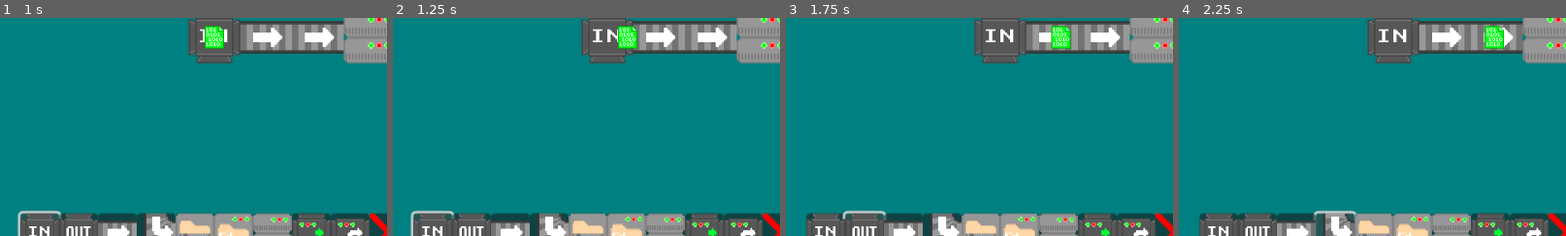
Above: before the commit, frames 1-4 (left to right).
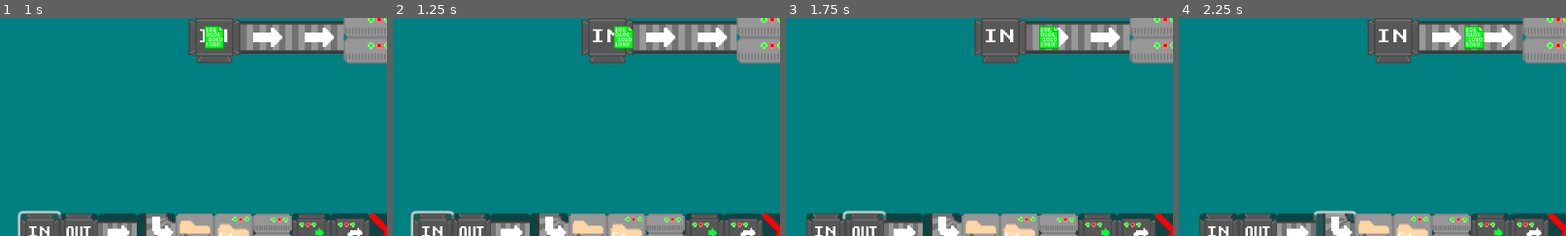
Above: after the commit, the same moments.

Repository: Birb-Games/gmtk-game-jam-2024
Game: Godot game, scene res://scenes/Root.tscn
The game is run twice, just before and just after one commit, with the same random seed, the same clock (stepped at 60 frames per second) and the same inputs.
Inputs (mouse positions are % of the whole screen's width and height, from its top left):
- Up to frame 1 (1 s): click (28, 95) at 0.5 s
- Up to frame 2 (1.25 s): no input
- Up to frame 3 (1.75 s): click (33, 95) at 1.25 s
- Up to frame 4 (2.25 s): click (43, 95) at 2 s
The pictures show only the part of the screen within x 22-72%, y 46-96%; the shares and areas given below are measured in that part.

Frame 1 is identical in both runs. In frame 2, 0.5% of the frame differs, in the area x 56-64%, y 3-15%; in frame 3, 0.8%; in frame 4, 1.1%, in the area x 73-85%, y 3-15%.

Commit message:
added delay to servers and also updated movement code

Diff:
--- a/scenes/Get.tscn
+++ b/scenes/Get.tscn
@@ -22,5 +22,7 @@
 [node name="MoveableItem" parent="." instance=ExtResource("3_vb1lm")]
 
 [connection signal="area_entered" from="." to="." method="_on_area_entered"]
+[connection signal="area_exited" from="." to="." method="_on_area_exited"]
+[connection signal="empty" from="MoveableItem" to="." method="_on_moveable_item_empty"]
 [connection signal="output" from="MoveableItem" to="." method="_on_moveable_item_output"]
 [connection signal="server" from="MoveableItem" to="." method="_on_moveable_item_server"]
--- a/scenes/Return.tscn
+++ b/scenes/Return.tscn
@@ -7,7 +7,7 @@
 [sub_resource type="CircleShape2D" id="CircleShape2D_esm04"]
 radius = 18.0
 
-[node name="Return" type="Area2D"]
+[node name="Return" type="Area2D" groups=["return"]]
 scale = Vector2(0.5, 0.5)
 script = ExtResource("1_yw1gl")
 
--- a/scenes/Root.tscn
+++ b/scenes/Root.tscn
@@ -11,7 +11,7 @@
 get_request = ExtResource("2_gmtlf")
 
 [node name="TileMapLayer" type="TileMapLayer" parent="."]
-tile_map_data = PackedByteArray(0, 0, 7, 0, 1, 0, 0, 0, 1, 0, 0, 0, 0, 0, 1, 0, 1, 0, 0, 0, 0, 0, 0, 0, 0, 0, 4, 0, 1, 0, 0, 0, 2, 0, 1, 0, 0, 0, 2, 0, 1, 0, 0, 0, 0, 0, 3, 0, 0, 0, 3, 0, 1, 0, 0, 0, 0, 0, 3, 0, 0, 0)
+tile_map_data = PackedByteArray(0, 0, 7, 0, 1, 0, 0, 0, 1, 0, 0, 0, 0, 0, 1, 0, 1, 0, 0, 0, 0, 0, 0, 0, 0, 0, 4, 0, 1, 0, 0, 0, 2, 0, 1, 0, 0, 0, 3, 0, 1, 0, 0, 0, 0, 0, 3, 0, 0, 0, 2, 0, 1, 0, 0, 0, 0, 0, 3, 0, 0, 0)
 tile_set = ExtResource("1_nki4d")
 
 [node name="Camera2D" type="Camera2D" parent="."]
--- a/scripts/get.gd
+++ b/scripts/get.gd
@@ -1,16 +1,42 @@
 extends Area2D
 
 @export var ret: PackedScene
+
+var collision_counts: int = 0
+
+var timer = 1.0
+var timer_enabled = 0.0
+
+func _process(delta: float):
+	timer -= delta * timer_enabled
 
 func _on_moveable_item_output() -> void:
 	# NO YOU ARE NOT SUPPOSED TO PUT THIS IN AN OUTPUT
 	# Lose a coin
 	$/root/Root.add_coins(-5)
+	$/root/Root.spawn_counts["spawn_get"] -= 1
 	queue_free()
 
-
 func _on_moveable_item_server() -> void:
+	$MoveableItem.stop = true
+	timer_enabled = float(collision_counts == 0)
+	if collision_counts > 0:
+		timer = 4.0
+	if collision_counts > 0 or timer > 0.0:
+		return
 	var instance = ret.instantiate()
 	instance.position = position
 	$/root/Root/Requests.add_child(instance)
+	$/root/Root.spawn_counts["spawn_get"] -= 1
 	queue_free()
+
+func _on_area_entered(area: Area2D) -> void:
+	if area.is_in_group("return"):
+		collision_counts += 1
+
+func _on_area_exited(area: Area2D) -> void:
+	if area.is_in_group("return"):
+		collision_counts -= 1
+
+func _on_moveable_item_empty() -> void:
+	$MoveableItem.stop = false
--- a/scripts/moveable_item.gd
+++ b/scripts/moveable_item.gd
@@ -9,8 +9,9 @@
 
 signal output
 signal server
-
-const speed = 50
+signal empty
+
+const speed = 40
 var direction: Vector2i
 
 var directions = [
@@ -152,6 +153,8 @@
 		return
 	current_tile_data = tile_map.get_cell_tile_data(current_tile)
 	if !current_tile_data:
+		empty.emit()
+		direction = Vector2i.ZERO
 		return
 	match current_tile_data.get_custom_data("Type"):
 		"conveyor":
@@ -166,6 +169,7 @@
 			push_in_random_dir()
 			server.emit()
 		_:
+			empty.emit()
 			direction = Vector2i.ZERO
 
 func _process(delta: float) -> void:
--- a/scripts/return.gd
+++ b/scripts/return.gd
@@ -3,7 +3,7 @@
 var timer: float
 
 func _ready():
-	timer = 4.0
+	timer = 3.0
 	$MoveableItem.stop = true
 
 func _process(delta: float) -> void:
@@ -13,4 +13,5 @@
 
 func _on_moveable_item_output() -> void:
 	$/root/Root.add_coins(10)
+	$/root/Root.spawn_counts["return"] -= 1
 	queue_free()
--- a/scripts/root.gd
+++ b/scripts/root.gd
@@ -7,7 +7,8 @@
 # keeps track of the number of backed up requests, if any of these
 # exceed a certain threshold then you lose the game
 var spawn_counts = {
-	"spawn_get": 0
+	"spawn_get": 0,
+	"return": 0
 }
 
 # once a timer runs out, reset it to these times
